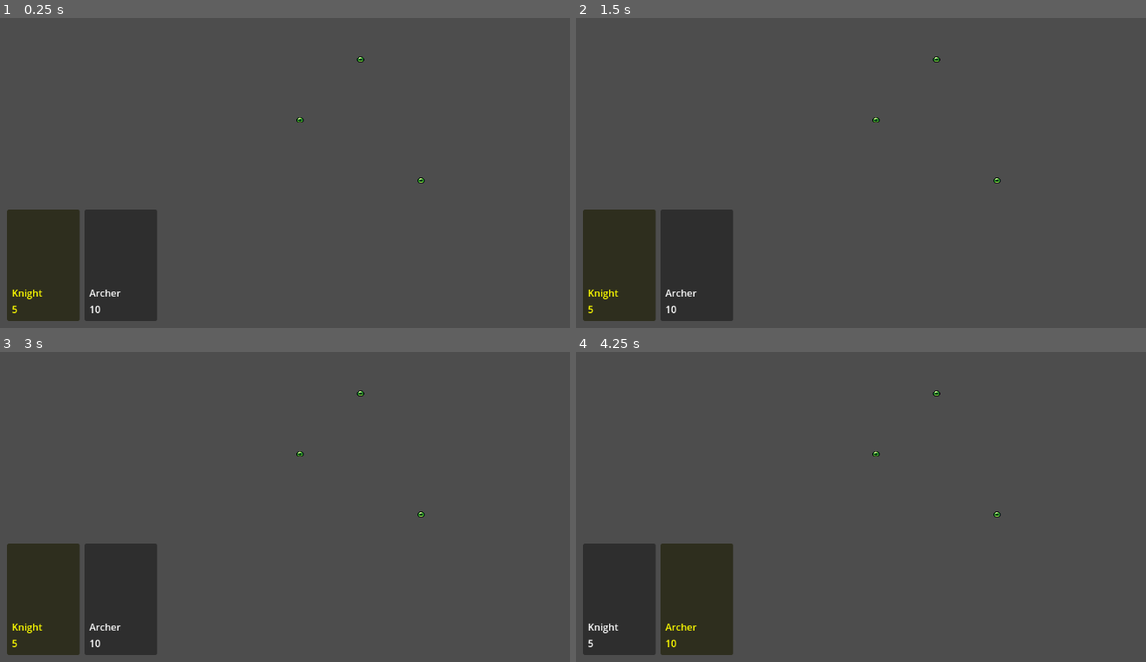
Above: before the commit, frames 1-4 (two rows, left to right).
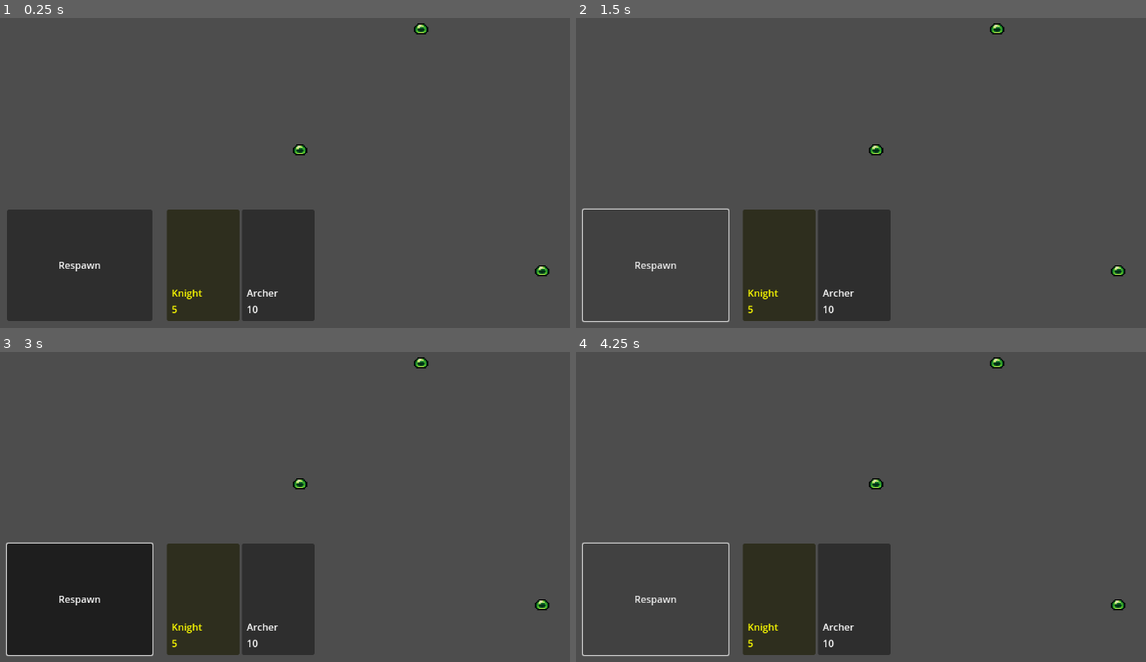
Above: after the commit, the same moments.

Repository: laptev-dv/dungeone_game
Game: Godot game, scene res://Scenes/Game/game.tscn
The game is run twice, just before and just after one commit, with the same random seed, the same clock (stepped at 60 frames per second) and the same inputs. The engine's default icon, where the game draws it, is replaced by a stand-in: a white triangle on a blue panel in a dark square.
Inputs (mouse positions are in pixels of both pictures, inside the frame that each line leads up to):
- Up to frame 1 (0.25 s): no input
- Up to frame 2 (1.5 s): click (655, 266) at 0.5 s, where only the run after the commit has a clickable "Respawn"; click (655, 266) at 1.25 s, where only the run after the commit has a clickable "Respawn"
- Up to frame 3 (3 s): click (79, 600) at 2 s, where only the run after the commit has a clickable "Respawn"; tap Enter at 2.75 s; move the mouse to (45, 600) at 2.77 s; click (45, 600) at 2.92 s
- Up to frame 4 (4.25 s): tap Space at 3.5 s; move the mouse to (695, 600) at 3.52 s; click (695, 600) at 3.67 s

The runs differ from the first frame. In frame 1, 10% of the frame differs, in the area x 2-97%, y 1-98%; in frame 2, 15%, in the area x 1-97%, y 1-99%; in frame 3, 11%; in frame 4, 14%.

Commit message:
in progress

Diff:
--- a/Enemies/enemy_base.gd
+++ b/Enemies/enemy_base.gd
@@ -33,7 +33,7 @@
 	health_bar.visible = true
 
 	modulate = Color.RED
-	await get_tree().create_timer(0.2).timeout
+	await get_tree().create_timer(0.05).timeout
 	modulate = Color.WHITE
 
 	if current_health <= 0:
--- a/Enemies/slime/slime.gd
+++ b/Enemies/slime/slime.gd
@@ -2,13 +2,3 @@
 
 func _ready():
 	super._ready()
-	# Слизь медленнее, но с большим здоровьем
-	stats.speed = 50
-	stats.max_health = 150
-	current_health = stats.max_health
-
-func special_jump_attack():
-	# Эффект прыжка
-	var tween = create_tween()
-	tween.tween_property(self, "position:y", position.y - 50, 0.3)
-	tween.tween_property(self, "position:y", position.y, 0.3)
--- a/Enemies/slime/slime.tscn
+++ b/Enemies/slime/slime.tscn
@@ -37,11 +37,11 @@
 anchor_top = 1.0
 anchor_right = 0.5
 anchor_bottom = 1.0
-offset_left = -2.0
-offset_top = -40.0
-offset_right = 2.0
-offset_bottom = -13.0
+offset_left = -8.0
+offset_top = 8.0
+offset_right = 8.0
+offset_bottom = 12.0
 grow_horizontal = 2
 grow_vertical = 0
-theme_override_colors/font_color = Color(1, 0, 0, 1)
+show_percentage = false
 metadata/_edit_use_anchors_ = true
--- /dev/null
+++ b/PlayerUnits/archer/States/archer_attack_state.gd
@@ -0,0 +1,47 @@
+extends State
+class_name ArcherAttackState
+
+var target_enemy: EnemyBase
+
+var _attack_cooldown: float
+
+func enter() -> void:
+	_attack_cooldown = character.stats.attack_cooldown
+	character.velocity = Vector2.ZERO
+	# Атакуем сразу при входе
+	_attack()
+
+func update(delta: float) -> void:
+	if _attack_cooldown > 0:
+		_attack_cooldown -= delta
+		return
+
+	# Проверяем цель
+	if not target_enemy or not is_instance_valid(target_enemy):
+		var idleState = ArcherIdleState.new()
+		state_machine.change_state(idleState)
+		return
+
+	# Проверяем дистанцию
+	var distance = character.global_position.distance_to(target_enemy.global_position)
+	if distance > character.stats.attack_range:
+		var moveState = ArcherMoveState.new()
+		moveState.target = target_enemy
+		state_machine.change_state(moveState)
+		return
+
+	_attack()
+
+func _attack() -> void:
+	if target_enemy and is_instance_valid(target_enemy):
+		# Загружаем сцену в момент атаки
+		var projectile_scene = load("res://projectile.tscn")
+		var projectile = projectile_scene.instantiate()
+		projectile.global_position = character.global_position
+		projectile.target = target_enemy
+		projectile.damage = character.stats.damage
+		projectile.speed = 300.0
+		projectile.source = character
+		character.get_tree().current_scene.add_child(projectile)
+		_attack_cooldown = character.stats.attack_cooldown
+		character.play_animation("attack")
--- /dev/null
+++ b/PlayerUnits/archer/States/archer_idle_state.gd
@@ -0,0 +1,21 @@
+extends State
+class_name ArcherIdleState
+
+func enter() -> void:
+	character.play_animation("idle")
+	character.velocity = Vector2.ZERO
+
+func update(delta: float) -> void:
+	# Ищем врага
+	var enemy = character.find_closest_enemy()
+
+	if enemy:
+		var distance = character.global_position.distance_to(enemy.global_position)
+		if distance <= character.stats.attack_range:
+			var attackState = ArcherAttackState.new()
+			attackState.target_enemy = enemy
+			state_machine.change_state(attackState)
+		else:
+			var moveState = ArcherMoveState.new()
+			moveState.target = enemy
+			state_machine.change_state(moveState)
--- /dev/null
+++ b/PlayerUnits/archer/States/archer_move_state.gd
@@ -0,0 +1,37 @@
+extends State
+class_name ArcherMoveState
+
+var target: EnemyBase
+
+var _target_position: Vector2 = Vector2.ZERO
+
+func enter() -> void:
+	character.play_animation("move")
+
+func update(delta: float) -> void:
+	# Обновляем цель
+	if not target or not is_instance_valid(target):
+		var idleState = ArcherIdleState.new()
+		state_machine.change_state(idleState)
+		return
+
+	# Проверяем дистанцию
+	var distance = character.global_position.distance_to(target.global_position)
+
+	if distance <= character.stats.attack_range:
+		var attackState = ArcherAttackState.new()
+		attackState.target_enemy = target
+		state_machine.change_state(attackState)
+		return
+
+	# Двигаемся к врагу
+	_target_position = target.global_position
+	_move_to_target()
+
+func _move_to_target():
+	character.velocity = character.global_position.direction_to(_target_position) * character.stats.speed
+	character.move_and_slide()
+
+	# Обновляем направление спрайта
+	if character.velocity.x != 0:
+		character.sprite_2d.scale.x = sign(character.velocity.x)
--- a/PlayerUnits/archer/archer.tscn
+++ b/PlayerUnits/archer/archer.tscn
@@ -1,7 +1,82 @@
-[gd_scene load_steps=3 format=3 uid="uid://crthk3dkhusj2"]
+[gd_scene load_steps=10 format=3 uid="uid://crthk3dkhusj2"]
 
 [ext_resource type="Script" path="res://PlayerUnits/archer/archer.gd" id="1_v4slf"]
 [ext_resource type="Texture2D" uid="uid://ovbcekmxofl5" path="res://Assets/Human-Worker-Red.png" id="2_mqd7q"]
+[ext_resource type="Script" path="res://Scripts/state_machine.gd" id="3_voo0t"]
+[ext_resource type="Script" path="res://PlayerUnits/archer/States/archer_idle_state.gd" id="4_3qnjc"]
+
+[sub_resource type="Animation" id="Animation_lvsxo"]
+resource_name = "move"
+length = 0.80001
+loop_mode = 1
+tracks/0/type = "value"
+tracks/0/imported = false
+tracks/0/enabled = true
+tracks/0/path = NodePath("Sprite2D:frame")
+tracks/0/interp = 1
+tracks/0/loop_wrap = true
+tracks/0/keys = {
+"times": PackedFloat32Array(0, 0.2, 0.4, 0.6),
+"transitions": PackedFloat32Array(1, 1, 1, 1),
+"update": 1,
+"values": [1, 2, 3, 4]
+}
+
+[sub_resource type="Animation" id="Animation_glhrg"]
+resource_name = "attack"
+length = 0.80001
+tracks/0/type = "value"
+tracks/0/imported = false
+tracks/0/enabled = true
+tracks/0/path = NodePath("Sprite2D:frame")
+tracks/0/interp = 1
+tracks/0/loop_wrap = true
+tracks/0/keys = {
+"times": PackedFloat32Array(0, 0.2, 0.4, 0.6),
+"transitions": PackedFloat32Array(1, 1, 1, 1),
+"update": 1,
+"values": [9, 10, 11, 12]
+}
+
+[sub_resource type="Animation" id="Animation_ca807"]
+resource_name = "idle"
+length = 0.80001
+loop_mode = 1
+tracks/0/type = "value"
+tracks/0/imported = false
+tracks/0/enabled = true
+tracks/0/path = NodePath("Sprite2D:frame")
+tracks/0/interp = 1
+tracks/0/loop_wrap = true
+tracks/0/keys = {
+"times": PackedFloat32Array(0, 0.4),
+"transitions": PackedFloat32Array(1, 1),
+"update": 1,
+"values": [12, 11]
+}
+
+[sub_resource type="Animation" id="Animation_i4tq6"]
+length = 0.001
+tracks/0/type = "value"
+tracks/0/imported = false
+tracks/0/enabled = true
+tracks/0/path = NodePath("Sprite2D:frame")
+tracks/0/interp = 1
+tracks/0/loop_wrap = true
+tracks/0/keys = {
+"times": PackedFloat32Array(0),
+"transitions": PackedFloat32Array(1),
+"update": 1,
+"values": [11]
+}
+
+[sub_resource type="AnimationLibrary" id="AnimationLibrary_muug3"]
+_data = {
+"RESET": SubResource("Animation_i4tq6"),
+"attack": SubResource("Animation_glhrg"),
+"idle": SubResource("Animation_ca807"),
+"move": SubResource("Animation_lvsxo")
+}
 
 [node name="Archer" type="CharacterBody2D"]
 script = ExtResource("1_v4slf")
@@ -21,10 +96,23 @@
 anchor_top = 1.0
 anchor_right = 0.5
 anchor_bottom = 1.0
-offset_left = -2.0
-offset_top = -40.0
-offset_right = 2.0
-offset_bottom = -13.0
+offset_left = -8.0
+offset_top = 8.0
+offset_right = 8.0
+offset_bottom = 12.0
 grow_horizontal = 2
 grow_vertical = 0
+show_percentage = false
 metadata/_edit_use_anchors_ = true
+
+[node name="StateMachine" type="Node" parent="." node_paths=PackedStringArray("initial_state")]
+script = ExtResource("3_voo0t")
+initial_state = NodePath("Initial")
+
+[node name="Initial" type="Node" parent="StateMachine"]
+script = ExtResource("4_3qnjc")
+
+[node name="AnimationPlayer" type="AnimationPlayer" parent="."]
+libraries = {
+"": SubResource("AnimationLibrary_muug3")
+}
--- /dev/null
+++ b/PlayerUnits/archer/projectile.gd
@@ -0,0 +1,89 @@
+extends Area2D
+class_name Projectile
+
+@export var speed: float = 300.0
+@export var damage: float = 10.0
+@export var target: Node2D = null
+@export var source: Node2D = null
+
+var direction: Vector2 = Vector2.ZERO
+var is_flying: bool = true
+
+# Визуальные компоненты
+@onready var sprite_2d: Sprite2D = $Sprite2D
+@onready var collision_shape: CollisionShape2D = $CollisionShape2D
+
+func _ready():
+	# Настройка визуала (если нет спрайта, создаём простой круг)
+	if not sprite_2d.texture:
+		var image = Image.create(8, 8, false, Image.FORMAT_RGBA8)
+		image.fill(Color.YELLOW)
+		sprite_2d.texture = ImageTexture.create_from_image(image)
+
+	# Настройка коллизии
+	if not collision_shape.shape:
+		var circle_shape = CircleShape2D.new()
+		circle_shape.radius = 4.0
+		collision_shape.shape = circle_shape
+
+	# Подключаем сигнал столкновения
+	body_entered.connect(_on_body_entered)
+	area_entered.connect(_on_area_entered)
+
+	# Удаляем через 5 секунд, если не попал в цель
+	await get_tree().create_timer(5.0).timeout
+	if is_flying:
+		queue_free()
+
+func _physics_process(delta):
+	if not is_flying:
+		return
+
+	# Если цели нет - удаляем снаряд
+	if not target or not is_instance_valid(target):
+		queue_free()
+		return
+
+	# Движемся к цели
+	var new_direction = (target.global_position - global_position).normalized()
+	direction = new_direction
+	global_position += direction * speed * delta
+
+	# Поворачиваем спрайт в сторону движения
+	rotation = direction.angle()
+
+	# Если подлетели близко к цели - наносим урон
+	if global_position.distance_to(target.global_position) < 10.0:
+		hit_target()
+
+func hit_target() -> void:
+	if not is_flying:
+		return
+
+	is_flying = false
+
+	# Наносим урон цели
+	if target and is_instance_valid(target):
+		if target.has_method("take_damage"):
+			target.take_damage(damage)
+
+	# Удаляем снаряд
+	queue_free()
+
+func _on_body_entered(body: Node2D) -> void:
+	# Если столкнулись с врагом или игроком (но не с источником)
+	if body == source:
+		return
+
+	if body.has_method("take_damage"):
+		body.take_damage(damage)
+		queue_free()
+
+func _on_area_entered(area: Area2D) -> void:
+	var parent = area.get_parent()
+	if parent == source:
+		return
+
+	if parent.has_method("take_damage"):
+		parent.take_damage(damage)
+		queue_free()
--- /dev/null
+++ b/PlayerUnits/knight/States/knight_attack_state.gd
@@ -0,0 +1,39 @@
+extends State
+class_name KnightAttackState
+
+var target_enemy: EnemyBase
+
+var _attack_cooldown: float
+
+func enter() -> void:
+	_attack_cooldown = character.stats.attack_cooldown
+	character.velocity = Vector2.ZERO
+	# Атакуем сразу при входе
+	_attack()
+
+func update(delta: float) -> void:
+	if _attack_cooldown > 0:
+		_attack_cooldown -= delta
+		return
+
+	# Проверяем цель
+	if not target_enemy or not is_instance_valid(target_enemy):
+		var idleState = KnightIdleState.new()
+		state_machine.change_state(idleState)
+		return
+
+	# Проверяем дистанцию
+	var distance = character.global_position.distance_to(target_enemy.global_position)
+	if distance > character.stats.attack_range:
+		var moveState = KnightMoveState.new()
+		moveState.target = target_enemy
+		state_machine.change_state(moveState)
+		return
+
+	_attack()
+
+func _attack() -> void:
+	if target_enemy and is_instance_valid(target_enemy):
+		target_enemy.take_damage(character.stats.damage)
+		_attack_cooldown = character.stats.attack_cooldown
+		character.play_animation("attack")
--- /dev/null
+++ b/PlayerUnits/knight/States/knight_idle_state.gd
@@ -0,0 +1,21 @@
+extends State
+class_name KnightIdleState
+
+func enter() -> void:
+	character.play_animation("idle")
+	character.velocity = Vector2.ZERO
+
+func update(delta: float) -> void:
+	# Ищем врага
+	var enemy = character.find_closest_enemy()
+
+	if enemy:
+		var distance = character.global_position.distance_to(enemy.global_position)
+		if distance <= character.stats.attack_range:
+			var attackState = KnightAttackState.new()
+			attackState.target_enemy = enemy
+			state_machine.change_state(attackState)
+		else:
+			var moveState = KnightMoveState.new()
+			moveState.target = enemy
+			state_machine.change_state(moveState)
--- /dev/null
+++ b/PlayerUnits/knight/States/knight_move_state.gd
@@ -0,0 +1,37 @@
+extends State
+class_name KnightMoveState
+
+var target: EnemyBase
+
+var _target_position: Vector2 = Vector2.ZERO
+
+func enter() -> void:
+	character.play_animation("move")
+
+func update(delta: float) -> void:
+	# Обновляем цель
+	if not target or not is_instance_valid(target):
+		var idleState = KnightIdleState.new()
+		state_machine.change_state(idleState)
+		return
+
+	# Проверяем дистанцию
+	var distance = character.global_position.distance_to(target.global_position)
+
+	if distance <= character.stats.attack_range:
+		var attackState = KnightAttackState.new()
+		attackState.target_enemy = target
+		state_machine.change_state(attackState)
+		return
+
+	# Двигаемся к врагу
+	_target_position = target.global_position
+	_move_to_target()
+
+func _move_to_target():
+	character.velocity = character.global_position.direction_to(_target_position) * character.stats.speed
+	character.move_and_slide()
+
+	# Обновляем направление спрайта
+	if character.velocity.x != 0:
+		character.sprite_2d.scale.x = sign(character.velocity.x)
--- a/PlayerUnits/knight/knight.gd
+++ b/PlayerUnits/knight/knight.gd
@@ -2,11 +2,3 @@
 
 func _ready():
 	super._ready()
-	# Можно добавить специфичные для рыцаря механики
-	# Например, дополнительная броня
-
-func special_ability():
-	# Временная неуязвимость
-	modulate = Color(0.5, 0.5, 1)
-	await get_tree().create_timer(2.0).timeout
-	modulate = Color.WHITE
--- a/PlayerUnits/knight/knight.tscn
+++ b/PlayerUnits/knight/knight.tscn
@@ -1,26 +1,90 @@
-[gd_scene load_steps=4 format=3 uid="uid://b5dx865pvb1wb"]
+[gd_scene load_steps=10 format=3 uid="uid://b5dx865pvb1wb"]
 
-[ext_resource type="Resource" uid="uid://dxw4udjfkv0fp" path="res://Stats/Units/knight_stats.tres" id="1_oq611"]
+[ext_resource type="Script" path="res://Scripts/state_machine.gd" id="1_q8b28"]
+[ext_resource type="Script" path="res://PlayerUnits/knight/knight.gd" id="1_sthxn"]
 [ext_resource type="Texture2D" uid="uid://ovbcekmxofl5" path="res://Assets/Human-Worker-Red.png" id="2_4ydqq"]
+[ext_resource type="Script" path="res://PlayerUnits/knight/States/knight_idle_state.gd" id="3_m40cv"]
 
-[sub_resource type="GDScript" id="GDScript_y6vep"]
-script/source = "extends PlayerBase
+[sub_resource type="Animation" id="Animation_bh0rb"]
+resource_name = "move"
+length = 0.80001
+loop_mode = 1
+tracks/0/type = "value"
+tracks/0/imported = false
+tracks/0/enabled = true
+tracks/0/path = NodePath("Sprite2D:frame")
+tracks/0/interp = 1
+tracks/0/loop_wrap = true
+tracks/0/keys = {
+"times": PackedFloat32Array(0, 0.2, 0.4, 0.6),
+"transitions": PackedFloat32Array(1, 1, 1, 1),
+"update": 1,
+"values": [1, 2, 3, 4]
+}
 
-func _ready():
-	super._ready()
-	# Можно добавить специфичные для рыцаря механики
-	# Например, дополнительная броня
+[sub_resource type="Animation" id="Animation_t4enx"]
+resource_name = "attack"
+length = 0.80001
+tracks/0/type = "value"
+tracks/0/imported = false
+tracks/0/enabled = true
+tracks/0/path = NodePath("Sprite2D:frame")
+tracks/0/interp = 1
+tracks/0/loop_wrap = true
+tracks/0/keys = {
+"times": PackedFloat32Array(0, 0.2, 0.4, 0.6),
+"transitions": PackedFloat32Array(1, 1, 1, 1),
+"update": 1,
+"values": [5, 6, 7, 8]
+}
 
-func special_ability():
-	# Временная неуязвимость
-	modulate = Color(0.5, 0.5, 1)
-	await get_tree().create_timer(2.0).timeout
-	modulate = Color.WHITE
-"
+[sub_resource type="Animation" id="Animation_7bhcb"]
+length = 0.001
+tracks/0/type = "value"
+tracks/0/imported = false
+tracks/0/enabled = true
+tracks/0/path = NodePath("Sprite2D:frame")
+tracks/0/interp = 1
+tracks/0/loop_wrap = true
+tracks/0/keys = {
+"times": PackedFloat32Array(0),
+"transitions": PackedFloat32Array(1),
+"update": 1,
+"values": [5]
+}
+
+[sub_resource type="Animation" id="Animation_qtobe"]
+resource_name = "idle"
+length = 0.80001
+loop_mode = 1
+tracks/0/type = "value"
+tracks/0/imported = false
+tracks/0/enabled = true
+tracks/0/path = NodePath("Sprite2D:frame")
+tracks/0/interp = 1
+tracks/0/loop_wrap = true
+tracks/0/keys = {
+"times": PackedFloat32Array(0, 0.4),
+"transitions": PackedFloat32Array(1, 1),
+"update": 1,
+"values": [5, 6]
+}
+
+[sub_resource type="AnimationLibrary" id="AnimationLibrary_rdrn3"]
+_data = {
+"RESET": SubResource("Animation_7bhcb"),
+"attack": SubResource("Animation_t4enx"),
+"idle": SubResource("Animation_qtobe"),
+"move": SubResource("Animation_bh0rb")
+}
 
 [node name="Knight" type="CharacterBody2D"]
-script = SubResource("GDScript_y6vep")
-stats = ExtResource("1_oq611")
+script = ExtResource("1_sthxn")
+
+[node name="AnimationPlayer" type="AnimationPlayer" parent="."]
+libraries = {
+"": SubResource("AnimationLibrary_rdrn3")
+}
 
 [node name="Sprite2D" type="Sprite2D" parent="."]
 texture_filter = 1
@@ -29,18 +93,26 @@
 vframes = 8
 frame = 5
 
-[node name="AttackTimer" type="Timer" parent="."]
-
 [node name="HealthBar" type="ProgressBar" parent="."]
 anchors_preset = 7
 anchor_left = 0.5
 anchor_top = 1.0
 anchor_right = 0.5
 anchor_bottom = 1.0
-offset_left = -2.0
-offset_top = -40.0
-offset_right = 2.0
-offset_bottom = -13.0
+offset_left = -8.0
+offset_top = 8.0
+offset_right = 8.0
+offset_bottom = 12.0
 grow_horizontal = 2
 grow_vertical = 0
+show_percentage = false
 metadata/_edit_use_anchors_ = true
+
+[node name="StateMachine" type="Node" parent="." node_paths=PackedStringArray("initial_state")]
+script = ExtResource("1_q8b28")
+initial_state = NodePath("Initial")
+
+[node name="Initial" type="Node" parent="StateMachine"]
+script = ExtResource("3_m40cv")
+
+[node name="AttackTimer" type="Timer" parent="."]
--- a/PlayerUnits/player_base.gd
+++ b/PlayerUnits/player_base.gd
@@ -8,13 +8,10 @@
 @onready var sprite_2d: Sprite2D = $Sprite2D
 @onready var attack_timer: Timer = $AttackTimer
 @onready var health_bar: ProgressBar = $HealthBar
+@onready var animation_player: AnimationPlayer = $AnimationPlayer  # НОВЫЙ УЗЕЛ
 
 # Состояния
 var current_health: float
-var can_attack: bool = true
-var is_moving: bool = false
-var target_enemy: EnemyBase = null
-var target_position: Vector2 = Vector2.ZERO
 
 func _ready():
 	# Добавляем в группу для обнаружения врагами
@@ -23,16 +20,7 @@
 	if stats:
 		current_health = stats.max_health
 		attack_timer.wait_time = stats.attack_cooldown
-		setup_health_bar()
-
-	attack_timer.one_shot = true
-	# Подключаем сигнал таймера
-	attack_timer.timeout.connect(_on_attack_timer_timeout)
-
-func setup_health_bar():
-	health_bar.max_value = stats.max_health
-	health_bar.value = current_health
-	health_bar.visible = false
+		_setup_health_bar()
 
 func take_damage(amount: float):
 	current_health -= amount
@@ -45,40 +33,7 @@
 	modulate = Color.WHITE
 
 	if current_health <= 0:
-		die()
-
-func die():
-	queue_free()
-
-func move_to_target():
-	if not is_moving:
-		return
-
-	velocity = global_position.direction_to(target_position) * stats.speed
-	move_and_slide()
-
-	# Обновляем направление спрайта
-	if velocity.x != 0:
-		sprite_2d.scale.x = sign(velocity.x)
-
-	# Проверяем, достигли ли цели
-	if global_position.distance_to(target_position) < 10:
-		is_moving = false
-		velocity = Vector2.ZERO
-
-func attack(enemy: EnemyBase):
-	if can_attack and enemy and is_instance_valid(enemy):
-		can_attack = false
-		enemy.take_damage(stats.damage)
-		attack_timer.start()
-
-		# Визуальный эффект атаки
-		var tween = create_tween()
-		tween.tween_property(sprite_2d, "scale", Vector2(1.2, 1.2), 0.1)
-		tween.tween_property(sprite_2d, "scale", Vector2(1, 1), 0.1)
-
-func _on_attack_timer_timeout():
-	can_attack = true
+		_die()
 
 func find_closest_enemy() -> EnemyBase:
 	var enemies = get_tree().get_nodes_in_group("enemies")
@@ -93,23 +48,25 @@
 
 	return closest
 
-func _physics_process(delta):
-	# Поиск и атака врагов
-	target_enemy = find_closest_enemy()
-	if target_enemy == null:
-		is_moving = false
-		velocity = Vector2.ZERO
-		return
+# Публичные методы для анимаций
+func play_animation(anim_name: String, custom_speed: float = 1.0) -> void:
+	if animation_player and animation_player.has_animation(anim_name):
+		animation_player.play(anim_name, custom_speed)
+	else:
+		# Заглушка, если анимации нет
+		print("Animation not found: ", anim_name)
 
-	var distance = global_position.distance_to(target_enemy.global_position)
+func stop_animation() -> void:
+	if animation_player:
+		animation_player.stop()
 
-	if distance >= stats.attack_range:
-		target_position = target_enemy.global_position
-		is_moving = true
-	else:
-		is_moving = false
-		velocity = Vector2.ZERO
-		attack(target_enemy)
+func is_animation_playing() -> bool:
+	return animation_player and animation_player.is_playing()
 
-	# Двигаемся к цели
-	move_to_target()
+func _setup_health_bar():
+	health_bar.max_value = stats.max_health
+	health_bar.value = current_health
+	health_bar.visible = false
+
+func _die():
+	queue_free()
--- a/Scenes/Game/game.gd
+++ b/Scenes/Game/game.gd
@@ -70,3 +70,7 @@
 	for card in card_container.get_children():
 		if card.unit_type == unit_type:
 			card.update_count(player_units_count[unit_type])
+
+
+func _on_button_pressed():
+	spawn_enemies()
--- a/Scenes/Game/game.tscn
+++ b/Scenes/Game/game.tscn
@@ -4,11 +4,15 @@
 
 [node name="Main" type="Node"]
 
+[node name="Camera2D" type="Camera2D" parent="."]
+position = Vector2(250, 125)
+anchor_mode = 0
+zoom = Vector2(2, 2)
+
 [node name="UI" type="CanvasLayer" parent="."]
 
 [node name="CardContainer" type="HBoxContainer" parent="UI"]
-unique_name_in_owner = true
-anchors_preset = -1
+anchors_preset = 12
 anchor_top = 1.0
 anchor_right = 1.0
 anchor_bottom = 1.0
@@ -20,9 +24,21 @@
 grow_vertical = 0
 mouse_filter = 2
 mouse_force_pass_scroll_events = false
-theme_override_constants/separation = 8
+theme_override_constants/separation = 24
+
+[node name="Button" type="Button" parent="UI/CardContainer"]
+custom_minimum_size = Vector2(240, 2.08165e-12)
+layout_mode = 2
+theme_override_colors/font_color = Color(1, 1, 1, 1)
+text = "Respawn"
+
+[node name="CardContainer" type="HBoxContainer" parent="UI/CardContainer"]
+unique_name_in_owner = true
+layout_mode = 2
 
 [node name="Game" type="Node2D" parent="."]
 script = ExtResource("1_j0ocd")
 
 [node name="GameWorld" type="Node2D" parent="Game"]
+
+[connection signal="pressed" from="UI/CardContainer/Button" to="Game" method="_on_button_pressed"]
--- /dev/null
+++ b/Scripts/state.gd
@@ -0,0 +1,22 @@
+extends Node
+class_name State
+
+# Ссылка на персонажа и state machine
+var character: PlayerBase
+var state_machine: StateMachine
+
+# Вход в состояние
+func enter() -> void:
+	pass
+
+# Выход из состояния
+func exit() -> void:
+	pass
+
+# Обновление каждый кадр (physics_process)
+func update(delta: float) -> void:
+	pass
+
+# Обработка ввода (input)
+func handle_input(event: InputEvent) -> void:
+	pass
--- /dev/null
+++ b/Scripts/state_machine.gd
@@ -0,0 +1,29 @@
+extends Node
+class_name StateMachine
+
+@export var initial_state: State
+
+var current_state: State
+
+func _ready():
+	# Переход в начальное состояние
+	if initial_state:
+		change_state(initial_state)
+
+func change_state(newState: State) -> void:
+	if current_state:
+		current_state.exit()
+
+	newState.state_machine = self
+	newState.character = get_parent()
+
+	current_state = newState
+	current_state.enter()
+
+func _physics_process(delta: float) -> void:
+	if current_state:
+		current_state.update(delta)
+
+func _unhandled_input(event: InputEvent) -> void:
+	if current_state:
+		current_state.handle_input(event)
--- a/Stats/Enemies/slime_stats.tres
+++ b/Stats/Enemies/slime_stats.tres
@@ -5,7 +5,7 @@
 [resource]
 script = ExtResource("1_q4fxl")
 speed = 120.0
-attack_range = 60.0
+attack_range = 5.0
 damage = 1.0
 max_health = 10.0
 attack_cooldown = 1.2
--- a/Stats/Units/knight_stats.tres
+++ b/Stats/Units/knight_stats.tres
@@ -5,7 +5,7 @@
 [resource]
 script = ExtResource("1_gp372")
 speed = 100.0
-attack_range = 50.0
+attack_range = 20.0
 damage = 10.0
 max_health = 100.0
 attack_cooldown = 1.0
--- /dev/null
+++ b/projectile.tscn
@@ -0,0 +1,17 @@
+[gd_scene load_steps=4 format=3 uid="uid://bm8ewyspvkofj"]
+
+[ext_resource type="Script" path="res://PlayerUnits/archer/projectile.gd" id="1_oen0y"]
+[ext_resource type="Texture2D" uid="uid://0ve7vru36xb2" path="res://icon.svg" id="2_0p0he"]
+
+[sub_resource type="CircleShape2D" id="CircleShape2D_te5gw"]
+radius = 1.0
+
+[node name="Projectile" type="Area2D"]
+script = ExtResource("1_oen0y")
+
+[node name="Sprite2D" type="Sprite2D" parent="."]
+scale = Vector2(0.015625, 0.015625)
+texture = ExtResource("2_0p0he")
+
+[node name="CollisionShape2D" type="CollisionShape2D" parent="."]
+shape = SubResource("CircleShape2D_te5gw")
Not shown, added: docs/index.apple-touch-icon.png.import
Not shown, added: docs/index.icon.png.import
Not shown, added: docs/index.png.import
